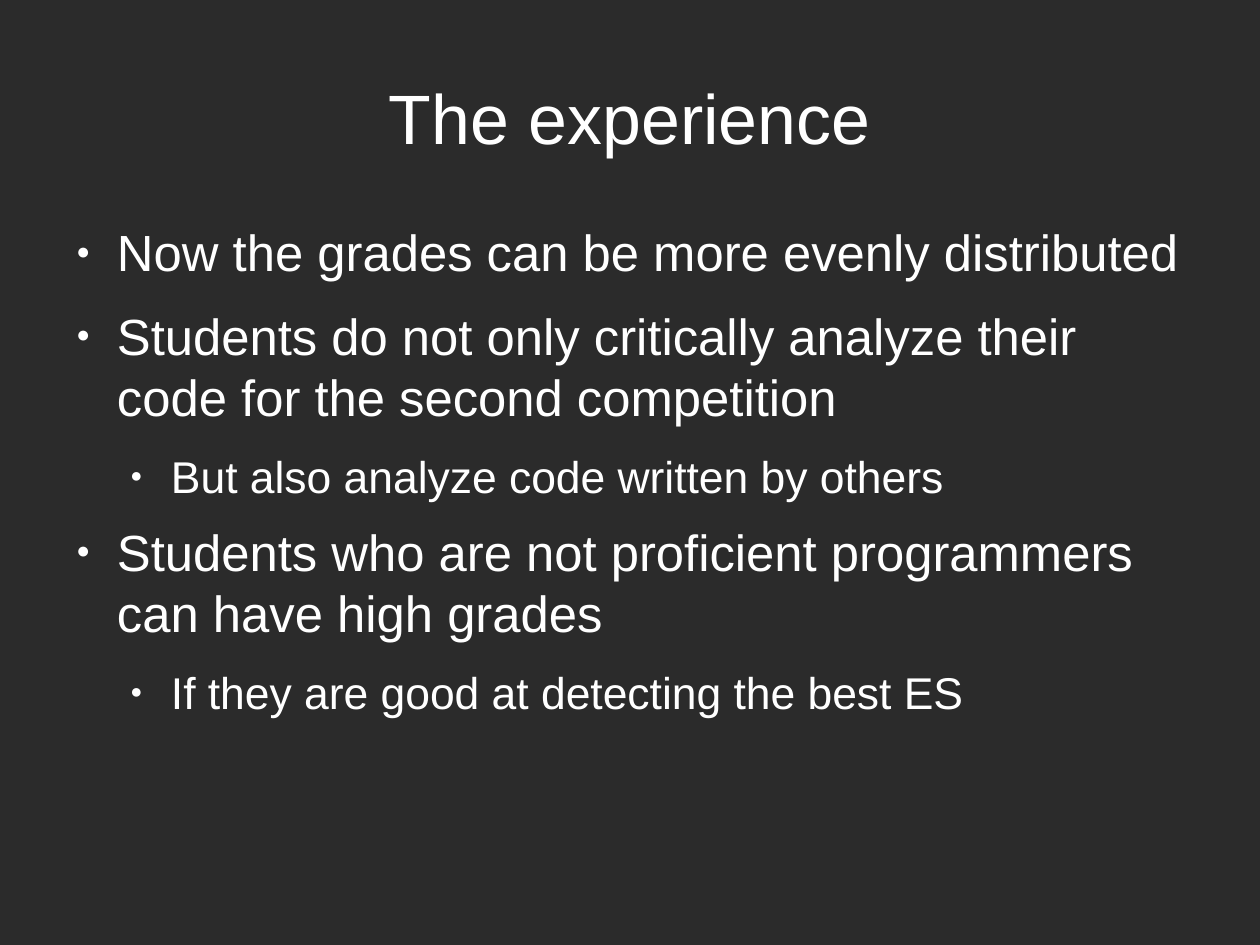
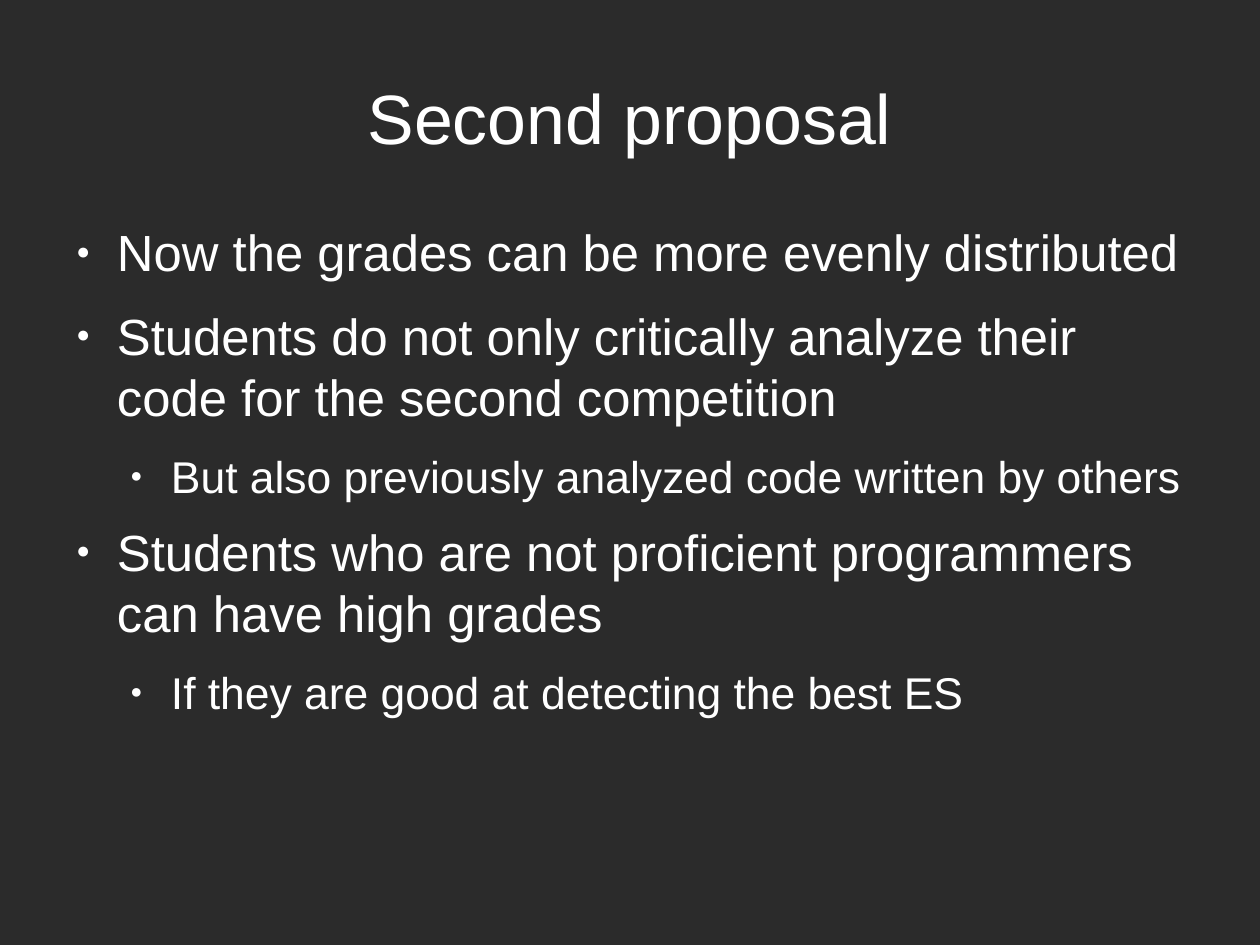
Before and after one commit to rompehielos013013013/gsiege, a slide deck: slide 21 of presentacion/Brunel2014/assessingCompetitions.odp (slide 20 before the commit). Drawn at 1260x945 pixels with LibreOffice and Linux fonts; fonts in the diff are those of the drawing; background and template pictures are left out; a plain dark background stands for a picture behind light text. Boxes give left, top, right and bottom in pixels: in the first picture for what was removed or moved away, otherwise in the second. Text is boxed around its words. In the diff, an @@ line names an element or a change of style, - is before the commit and + after.

```diff
--- a/presentacion/Brunel2014/assessingCompetitions.odp
+++ b/presentacion/Brunel2014/assessingCompetitions.odp
@@ title at (x1=368, y1=93, x2=892, y2=157): text changed @@
-The experience
+Second proposal
@@ text at (x1=171, y1=460, x2=1180, y2=502): text changed @@
-  ● But also analyze code written by others
+  ● But also previously analyzed code written by others
```
Also in this commit, not shown: 8 other slides changed, 4 slides added, 2 slides removed.
